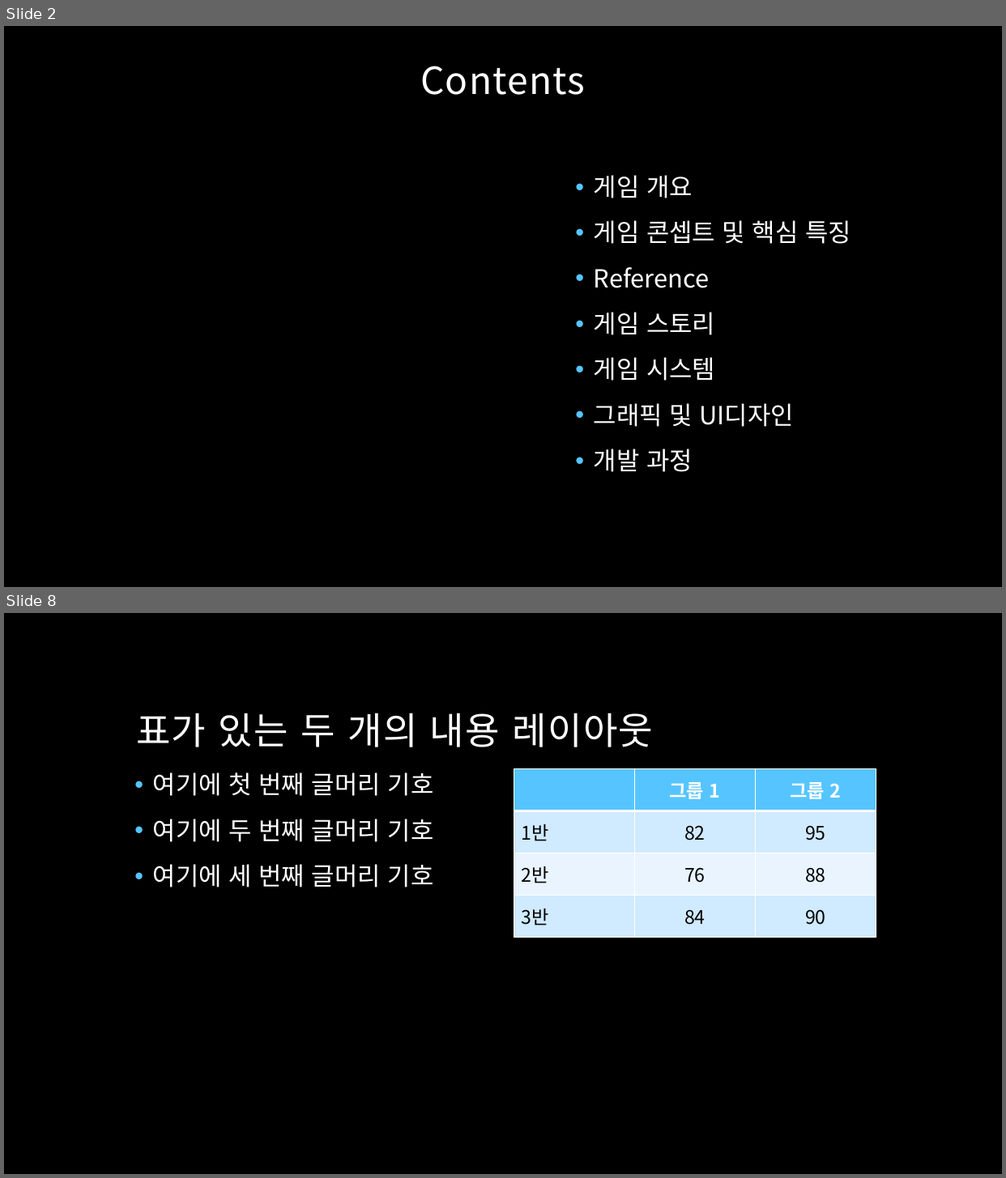
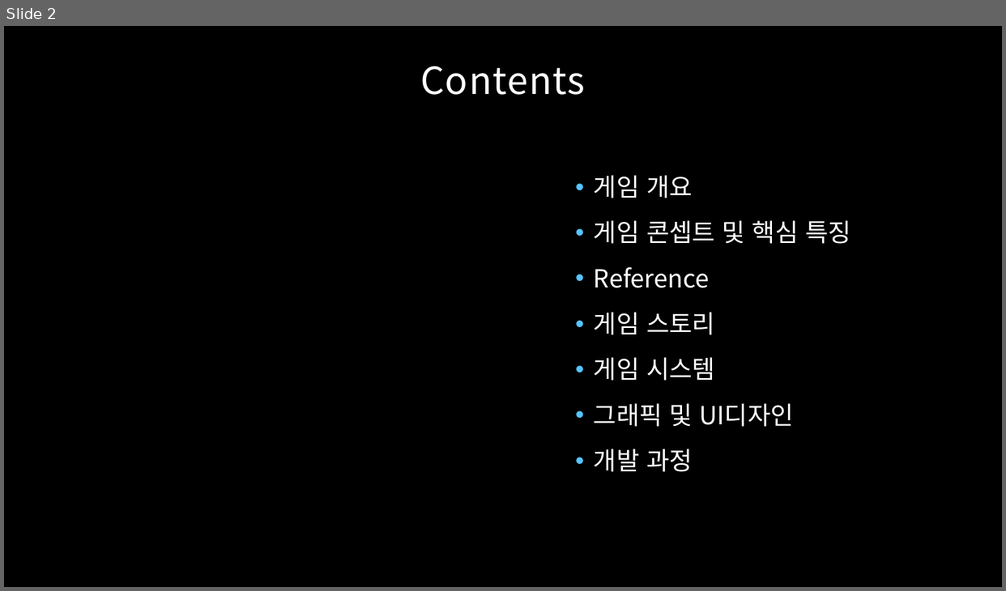
Before and after one commit to SoljikNim/MBC_DownThere, a slide deck: The Deep.pptx. Shown one above the other, each under a label of ours: slides 2 and 8 before the commit, slide 2 after it; the slides between them are not shown. The pictures are 1006x1178 and 1006x591 pixels, drawn with LibreOffice and Linux fonts; fonts in the diff are those of the drawing; background and template pictures are left out. Boxes give left, top, right and bottom in pixels: in the first picture for what was removed or moved away, otherwise in the second. Text is boxed around its words. In the diff, an @@ line names an element or a change of style, - is before the commit and + after.

```diff
--- a/The Deep.pptx
+++ b/The Deep.pptx
@@ slide 8 removed at (x1=4, y1=613, x2=1002, y2=1174), background picture (left out) @@
@@ title removed at (x1=136, y1=713, x2=654, y2=747) @@
-표가 있는 두 개의 내용 레이아웃
@@ text removed at (x1=153, y1=773, x2=434, y2=888) @@
-• 여기에 첫 번째 글머리 기호
-• 여기에 두 번째 글머리 기호
-• 여기에 세 번째 글머리 기호
@@ table removed at (x1=513, y1=769, x2=876, y2=937), 4 rows, 3 columns @@
- | 그룹 1 | 그룹 2
-1반 | 82 | 95
-2반 | 76 | 88
-3반 | 84 | 90
```
Also in this commit, not shown: 4 slides changed, 4 slides added, 7 other slides removed, 3 other files.
